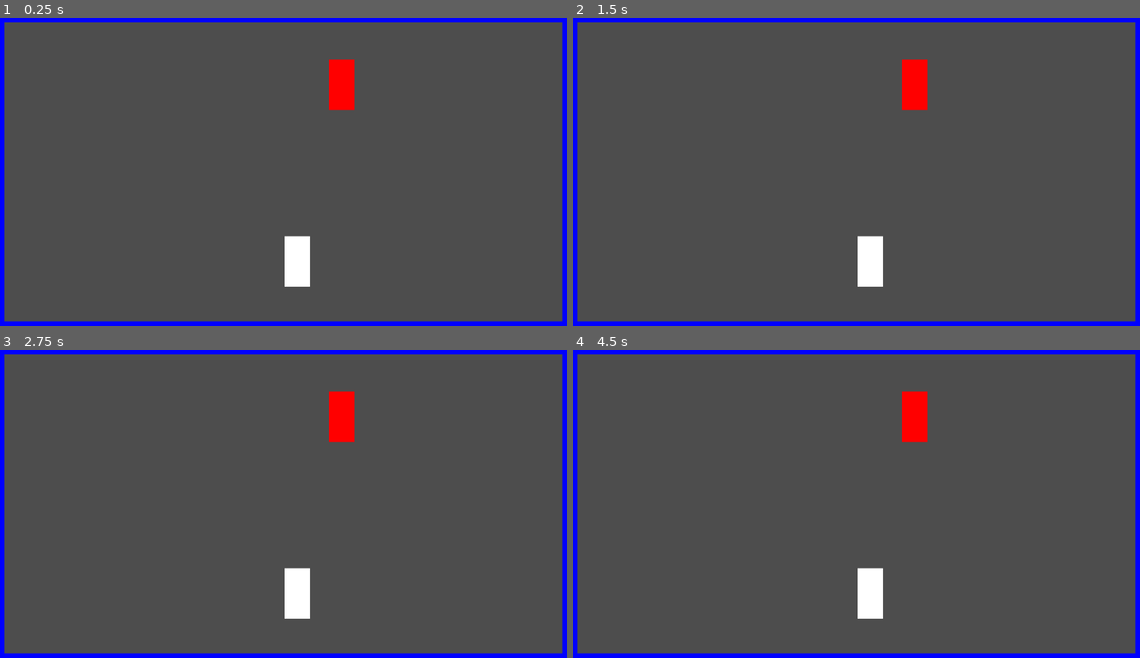
Above: before the commit, frames 1-4 (two rows, left to right).
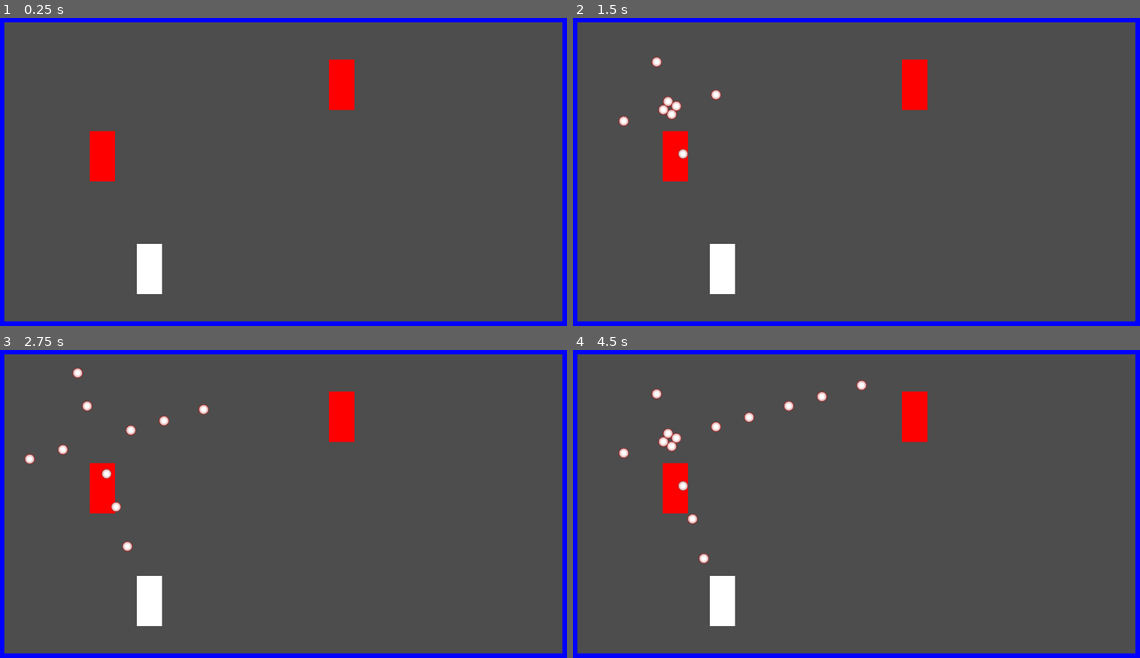
Above: after the commit, the same moments.

Repository: KDing0/GGJGodot
Game: Godot game, scene res://gamescene.tscn
Same seed, same stepped clock (60 frames per second), same inputs: the game is played once before the commit and once after it.
Inputs (mouse positions are in pixels of both pictures, inside the frame that each line leads up to):
- Up to frame 1 (0.25 s): no input
- Up to frame 2 (1.5 s): tap Enter at 0.5 s; move the mouse to (986, 156) at 0.52 s; press the mouse at (986, 156) at 0.53 s; move the mouse to (743, 187) at 1.27 s; release the mouse at (743, 187) at 1.28 s; click (743, 187) at 1.35 s
- Up to frame 3 (2.75 s): move the mouse to (345, 433) at 2.02 s; press the mouse at (345, 433) at 2.03 s
- Up to frame 4 (4.5 s): move the mouse to (828, 568) at 2.77 s; release the mouse at (828, 568) at 2.78 s; click (828, 568) at 2.85 s; move the mouse to (1032, 553) at 3.52 s; press the mouse at (1032, 553) at 3.53 s; move the mouse to (686, 454) at 4.27 s; release the mouse at (686, 454) at 4.28 s; click (686, 454) at 4.35 s

The runs differ from the first frame. In frame 1, 2.2% of the frame differs, in the area x 15-55%, y 36-90%; in frame 2, 2.6%; in frame 3, 2.6%; in frame 4, 2.9%, in the area x 7-55%, y 9-90%.

Commit message:
Addon functioning in test

Diff:
--- /dev/null
+++ b/src/Enemy/enemyBullethellSpawn.gd
@@ -0,0 +1,7 @@
+extends CharacterBody2D
+
+var count = 0
+func _input(event):
+	if event.is_action_pressed("LMB"):
+		print("triggered")
+		Spawning.spawn({"position": Vector2(200,200), "rotation": 15}, "one", "first")
--- /dev/null
+++ b/src/Player/Test.gd
@@ -0,0 +1,11 @@
+extends CollisionShape2D
+
+
+# Called when the node enters the scene tree for the first time.
+func _ready():
+	pass # Replace with function body.
+
+
+# Called every frame. 'delta' is the elapsed time since the previous frame.
+func _process(delta):
+	pass
--- /dev/null
+++ b/src/Player/player.gd
@@ -0,0 +1,8 @@
+extends CharacterBody2D
+
+
+func _on_ready():
+	Spawning.player = self
+
+func test():
+	print("yeee")
--- a/src/Player/player.tscn
+++ b/src/Player/player.tscn
@@ -1,19 +1,26 @@
-[gd_scene load_steps=3 format=3 uid="uid://ipk1i003beqy"]
+[gd_scene load_steps=5 format=3 uid="uid://ipk1i003beqy"]
+
+[ext_resource type="Script" path="res://Player/Test.gd" id="1_h3uet"]
+[ext_resource type="Script" path="res://Player/player.gd" id="1_ou0hw"]
+
+[sub_resource type="QuadMesh" id="QuadMesh_fsbxt"]
+size = Vector2(50, 100)
 
 [sub_resource type="CapsuleShape2D" id="CapsuleShape2D_161ag"]
 radius = 25.0
 height = 100.0
 
-[sub_resource type="QuadMesh" id="QuadMesh_fsbxt"]
-size = Vector2(50, 100)
-
-[node name="player" type="CharacterBody2D"]
+[node name="player" type="CharacterBody2D" groups=["Player"]]
 position = Vector2(-1, -2)
 collision_layer = 2
 collision_mask = 13
+script = ExtResource("1_ou0hw")
+
+[node name="MeshInstance2D" type="MeshInstance2D" parent="."]
+mesh = SubResource("QuadMesh_fsbxt")
 
 [node name="CollisionShape2D" type="CollisionShape2D" parent="."]
 shape = SubResource("CapsuleShape2D_161ag")
+script = ExtResource("1_h3uet")
 
-[node name="MeshInstance2D" type="MeshInstance2D" parent="."]
-mesh = SubResource("QuadMesh_fsbxt")
+[connection signal="ready" from="." to="." method="_on_ready"]
--- /dev/null
+++ b/src/Player/test2.gd
@@ -0,0 +1,19 @@
+extends Area2D
+
+
+# Called when the node enters the scene tree for the first time.
+func _ready():
+	pass # Replace with function body.
+
+
+# Called every frame. 'delta' is the elapsed time since the previous frame.
+func _process(delta):
+	pass
+
+
+func _on_body_entered(body):
+	print("asd")
+
+
+func _on_body_shape_entered(body_rid, body, body_shape_index, local_shape_index):
+	print("asd2")
--- a/src/gamescene.tscn
+++ b/src/gamescene.tscn
@@ -1,7 +1,12 @@
-[gd_scene load_steps=11 format=3 uid="uid://d4ajf2330ej2i"]
+[gd_scene load_steps=22 format=3 uid="uid://d4ajf2330ej2i"]
 
 [ext_resource type="PackedScene" uid="uid://cf6o2n1w1lpv0" path="res://Enemy/enemy.tscn" id="1_80436"]
+[ext_resource type="Script" path="res://Enemy/enemyBullethellSpawn.gd" id="2_tjv66"]
 [ext_resource type="PackedScene" uid="uid://ipk1i003beqy" path="res://Player/player.tscn" id="2_uygfl"]
+[ext_resource type="Script" path="res://addons/BulletUpHell/BuHPattern.gd" id="4_ehlb4"]
+[ext_resource type="Script" path="res://Addons/BulletUpHell/SpawnPatterns/PatternCircle.gd" id="5_ck2a0"]
+[ext_resource type="Script" path="res://Addons/BulletUpHell/BuHBulletProperties.gd" id="6_7xkk1"]
+[ext_resource type="Script" path="res://Addons/BulletUpHell/BulletProps.gd" id="7_q0fvn"]
 
 [sub_resource type="RectangleShape2D" id="RectangleShape2D_cd6u2"]
 size = Vector2(72, 710)
@@ -23,13 +28,174 @@
 
 [sub_resource type="QuadMesh" id="QuadMesh_q2dtn"]
 
+[sub_resource type="Curve2D" id="Curve2D_jqf82"]
+
+[sub_resource type="NavigationPolygon" id="NavigationPolygon_m3wac"]
+resource_name = "PatternCircle"
+script = ExtResource("5_ck2a0")
+bullet = "1"
+nbr = 4
+radius = 0
+angle_total = 6.28319
+angle_decal = 0
+pattern_angle = 0.0
+symmetric = false
+center = 0
+iterations = 1
+follows_parent = false
+forced_angle = 0.0
+forced_target = NodePath("")
+forced_lookat_mouse = false
+forced_pattern_lookat = true
+cooldown_stasis = false
+cooldown_spawn = 0.017
+cooldown_shoot = 0.0
+cooldown_next_spawn = 0.0
+cooldown_next_shoot = 0.0
+wait_latence = 0
+wait_tween_momentum = 0
+wait_tween_length = 0.0
+wait_tween_time = 0.0
+layer_nbr = 1
+layer_cooldown_spawn = 0.0
+layer_pos_offset = 0.0
+layer_speed_offset = 0.0
+layer_angle_offset = 0.0
+r_randomisation_chances = 1.0
+r_radius_choice = ""
+r_radius_variation = Vector3(0, 0, 0)
+r_angle_total_choice = ""
+r_angle_total_variation = Vector3(0, 0, 0)
+r_angle_decal_choice = ""
+r_angle_decal_variation = Vector3(0, 0, 0)
+r_symmetry_chances = 0.0
+r_bullet_choice = ""
+r_bullet_nbr_choice = ""
+r_bullet_nbr_variation = Vector3(0, 0, 0)
+r_pattern_angle_choice = ""
+r_pattern_angle_variation = Vector3(0, 0, 0)
+r_infinite_iter_chances = 0.0
+r_iterations_choice = ""
+r_iterations_variation = Vector3(0, 0, 0)
+r_forced_angle_choice = ""
+r_forced_angle_variation = Vector3(0, 0, 0)
+r_forced_target_choice = []
+r_stasis_chances = 0.0
+r_cooldown_spawn_choice = ""
+r_cooldown_spawn_variation = Vector3(0, 0, 0)
+r_cooldown_shoot_choice = ""
+r_cooldown_shoot_variation = Vector3(0, 0, 0)
+r_cooldown_n_spawn_choice = ""
+r_cooldown_n_spawn_variation = Vector3(0, 0, 0)
+r_cooldown_n_shoot_choice = ""
+r_cooldown_n_shoot_variation = Vector3(0, 0, 0)
+
+[sub_resource type="Curve2D" id="Curve2D_qi17c"]
+
+[sub_resource type="Curve" id="Curve_vbs6u"]
+
+[sub_resource type="Curve" id="Curve_2xsyn"]
+
+[sub_resource type="PackedDataContainer" id="PackedDataContainer_p2jyy"]
+script = ExtResource("7_q0fvn")
+speed = 100.0
+scale = 1
+angle = 2.0004
+groups = ["EnemyBullet"]
+anim_idle_texture = "0"
+anim_spawn_texture = ""
+anim_waiting_texture = ""
+anim_delete_texture = ""
+anim_idle_collision = "0"
+anim_spawn_collision = ""
+anim_waiting_collision = ""
+anim_delete_collision = ""
+anim_idle_sfx = -1
+anim_spawn_sfx = -1
+anim_waiting_sfx = -1
+anim_delete_sfx = -1
+spec_bounces = 0
+spec_no_collision = false
+spec_modulate_loop = 0.0
+spec_skew = 0.0
+spec_trail_length = 0.0
+spec_trail_width = 0.0
+spec_trail_modulate = Color(1, 1, 1, 1)
+spec_rotating_speed = 0.0
+spec_angle_no_colliding = null
+spec_angle_no_coll_offset = null
+death_after_time = 30.0
+death_outside_box = Rect2(0, 0, 0, 0)
+death_from_collision = true
+a_direction_equation = ""
+a_curve_movement = 0
+a_speed_multiplier = SubResource("Curve_vbs6u")
+a_speed_multi_iterations = 0
+a_speed_multi_scale = 0.0
+trigger_container = ""
+trigger_wait_for_shot = true
+homing_type = 0
+homing_target = NodePath("")
+homing_steer = 0
+homing_time_start = 0
+homing_duration = 999
+scale_multi_iterations = 0
+scale_multiplier = SubResource("Curve_2xsyn")
+scale_multi_scale = 1
+r_randomisation_chances = 1.0
+r_speed_choice = ""
+r_speed_variation = Vector3(0, 0, 0)
+r_scale_choice = ""
+r_scale_variation = Vector3(0, 0, 0)
+r_angle_choice = ""
+r_angle_variation = Vector3(0, 0, 0)
+r_group_choice = []
+r_bounce_choice = ""
+r_bounce_variation = Vector3(0, 0, 0)
+r_no_coll_chances = 0.0
+r_modulate_variation = Vector3(0, 0, 0)
+r_trail_length_variation = Vector3(0, 0, 0)
+r_trail_color_variation = Vector3(0, 0, 0)
+r_rotating_variation = Vector3(0, 0, 0)
+r_death_after_choice = ""
+r_death_after_variation = Vector3(0, 0, 0)
+r_death_outside_chances = 0.0
+r_dir_equation_choice = ""
+r_curve_choice = []
+r_speed_multi_curve_choice = []
+r_speed_multi_iter_variation = Vector3(0, 0, 0)
+r_speed_multi_scale_variation = Vector3(0, 0, 0)
+r_trigger_choice = ""
+r_wait_for_shot_chances = 0.0
+r_homing_target_choice = []
+r_special_target_choice = ""
+r_group_target_choice = ""
+r_pos_target_choice = ""
+r_steer_choice = ""
+r_steer_variation = Vector3(0, 0, 0)
+r_homing_delay_choice = ""
+r_homing_delay_variation = Vector3(0, 0, 0)
+r_homing_dur_choice = ""
+r_homing_dur_variation = Vector3(0, 0, 0)
+r_beam_length_choice = ""
+r_beam_length_variation = Vector3(0, 0, 0)
+r_beam_bounce_choice = ""
+r_beam_width_variation = Vector3(0, 0, 0)
+r_scale_multi_curve_choice = []
+r_scale_multi_iter_variation = Vector3(0, 0, 0)
+r_scale_multi_scale_variation = Vector3(0, 0, 0)
+
 [node name="Node2D" type="Node2D"]
 
 [node name="enemy" parent="." instance=ExtResource("1_80436")]
 position = Vector2(685, 154)
 
+[node name="enemyProjectile Spawner" parent="." instance=ExtResource("1_80436")]
+position = Vector2(211, 296)
+script = ExtResource("2_tjv66")
+
 [node name="player" parent="." instance=ExtResource("2_uygfl")]
-position = Vector2(597, 505)
+position = Vector2(304, 520)
 
 [node name="Camera2D" type="Camera2D" parent="."]
 position = Vector2(574, 328)
@@ -91,3 +257,15 @@
 position = Vector2(578, 647)
 scale = Vector2(1161.63, 45.5)
 mesh = SubResource("QuadMesh_q2dtn")
+
+[node name="SpawnPattern" type="Path2D" parent="."]
+curve = SubResource("Curve2D_jqf82")
+script = ExtResource("4_ehlb4")
+id = "one"
+pattern = SubResource("NavigationPolygon_m3wac")
+
+[node name="BulletPattern2" type="Path2D" parent="."]
+curve = SubResource("Curve2D_qi17c")
+script = ExtResource("6_7xkk1")
+id = "1"
+props = SubResource("PackedDataContainer_p2jyy")
--- a/src/project.godot
+++ b/src/project.godot
@@ -15,6 +15,22 @@
 config/features=PackedStringArray("4.0", "Forward Plus")
 config/icon="res://icon.svg"
 
+[autoload]
+
+Spawning="*res://addons/BulletUpHell/Spawning.tscn"
+
+[editor_plugins]
+
+enabled=PackedStringArray("res://addons/BulletUpHell/plugin.cfg")
+
+[input]
+
+LMB={
+"deadzone": 0.5,
+"events": [Object(InputEventMouseButton,"resource_local_to_scene":false,"resource_name":"","device":-1,"window_id":0,"alt_pressed":false,"shift_pressed":false,"ctrl_pressed":false,"meta_pressed":false,"button_mask":1,"position":Vector2(72, 0),"global_position":Vector2(76, 43),"factor":1.0,"button_index":1,"pressed":true,"double_click":false,"script":null)
+]
+}
+
 [layer_names]
 
 2d_physics/layer_1="World"
Not shown, added: src/Addons/BulletUpHell/BuH.gd
Not shown, added: src/Addons/BulletUpHell/BuHBulletNode.gd
Not shown, added: src/Addons/BulletUpHell/BuHBulletProperties.gd
Not shown, added: src/Addons/BulletUpHell/BuHInstanceLister.gd
Not shown, added: src/Addons/BulletUpHell/BuHPattern.gd
Not shown, added: src/Addons/BulletUpHell/BuHSpawnPoint.gd
Not shown, added: src/Addons/BulletUpHell/BuHSpawner.gd
Not shown, added: src/Addons/BulletUpHell/BuHTriggerContainer.gd
Not shown, added: src/Addons/BulletUpHell/BulletNodeProps.gd
Not shown, added: src/Addons/BulletUpHell/BulletProps.gd
Not shown, added: src/Addons/BulletUpHell/BulletScene/Hit Hurt.wav.import
Not shown, added: src/Addons/BulletUpHell/BulletScene/LaserBeam.gd
(and 90 more such lines)
